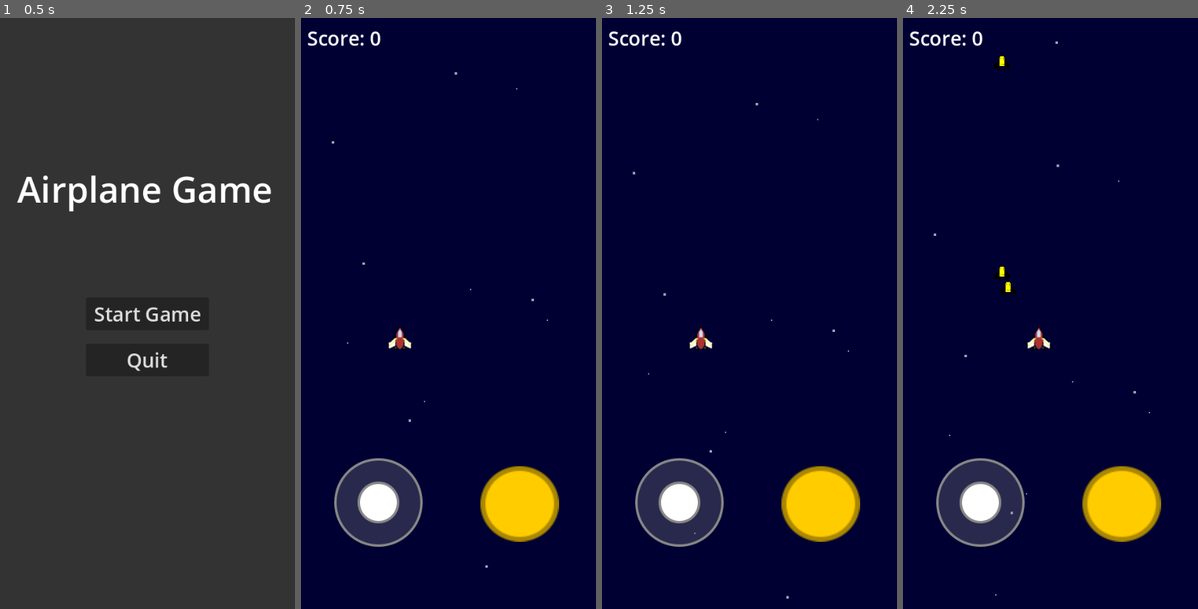
Above: before the commit, frames 1-4 (left to right).
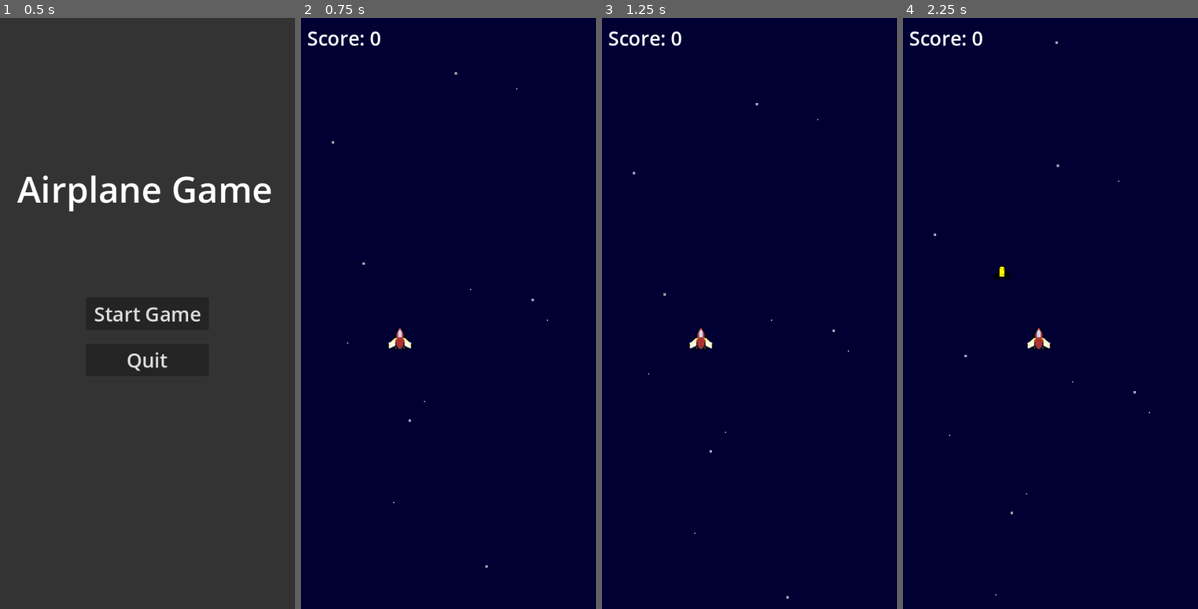
Above: after the commit, the same moments.

Repository: gh286991/Godot-Shmup
Game: Godot game, scene res://Scenes/start_menu.tscn
Two runs of this game, one before a commit and one after it. Both use one fixed random seed, a clock stepped at 60 frames per second and the inputs below.
Inputs (mouse positions are in pixels of both pictures, inside the frame that each line leads up to):
- Up to frame 1 (0.5 s): no input
- Up to frame 2 (0.75 s): click "Start Game" at 0.5 s
- Up to frame 3 (1.25 s): no input
- Up to frame 4 (2.25 s): click (1121, 502) at 1.27 s; tap Enter (ui_accept) at 2 s; move the mouse to (1115, 283) at 2.02 s; hold Right (ui_right) from 2.03 s (still down); click (1115, 283) at 2.17 s

Frame 1 is identical in both runs. In frame 2, 6.3% of the frame differs, in the area x 11-88%, y 74-90%; in frame 3, 6.3%; in frame 4, 6.5%, in the area x 11-88%, y 5-90%.

Commit message:
類比觸控搖桿發布

Diff:
--- a/script/main.gd
+++ b/script/main.gd
@@ -6,6 +6,9 @@
 
 func _ready():
 	update_score_label()
+	# 判斷是否為觸控裝置，若不是則隱藏虛擬搖桿
+	if not DisplayServer.is_touchscreen_available():
+		$VirtualJoystick.visible = false
 	$VirtualJoystick.move_vector.connect(_on_move_vector)
 	$VirtualJoystick.fire.connect(_on_fire)
 
Not shown, changed: build/index.html
Not shown, changed: build/index.pck
Not shown, changed: build/index.service.worker.js
